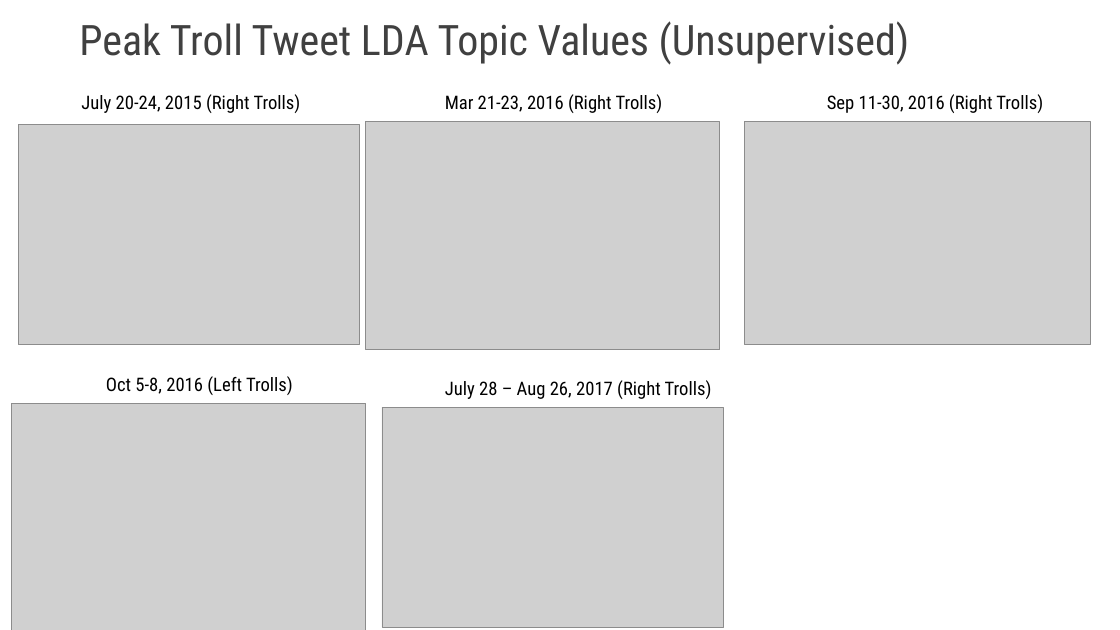
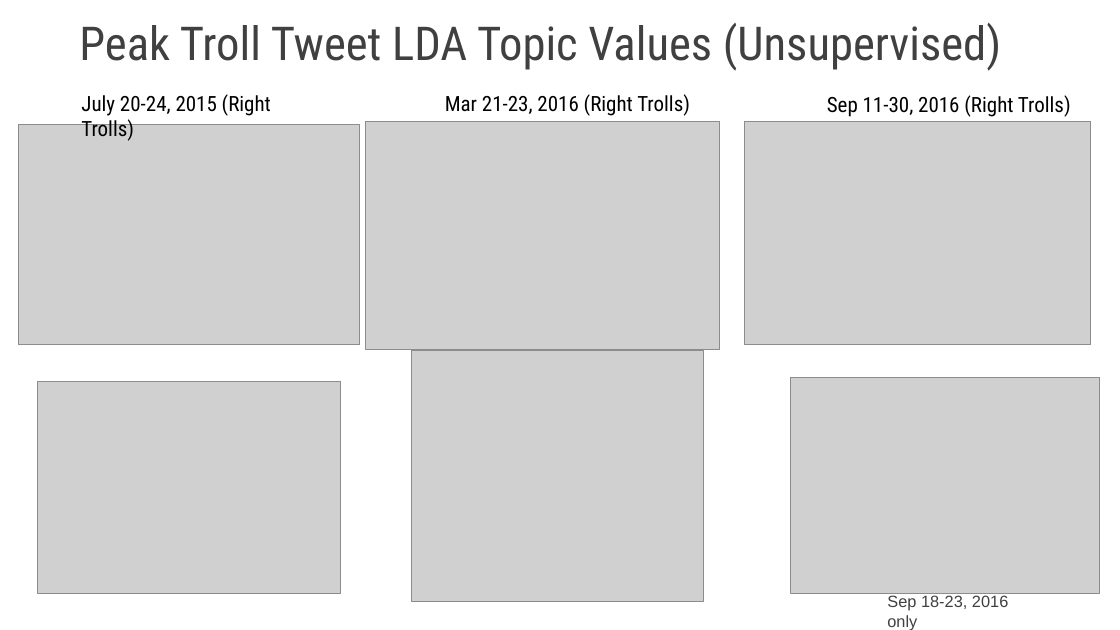
Before and after one commit to qdav/MSDA_Visualization, a slide deck: slide 10 of DA_6233_Final_Presentation.pptx (slide 11 before the commit). Drawn at 1120x630 pixels with LibreOffice and Linux fonts; fonts in the diff are those of the drawing; grey boxes stand for pictures. Boxes give left, top, right and bottom in pixels: in the first picture for what was removed or moved away, otherwise in the second. Text is boxed around its words. In the diff, an @@ line names an element or a change of style, - is before the commit and + after.

Commit message:
included slides on for topic-based time category analysis

```diff
--- a/DA_6233_Final_Presentation.pptx
+++ b/DA_6233_Final_Presentation.pptx
@@ text "Peak Troll Tweet LDA Topic ..." at (79, 23, 1001, 70): size 36 to 40 pt @@
@@ size 16 to 18 pt in 3 elements at (827, 95, 1071, 117), (445, 94, 690, 116), (81, 94, 271, 141) @@
@@ picture: place and size @@
-picture at (382, 408, 723, 628)
+picture at (412, 351, 703, 602)
@@ picture: place and size @@
-picture at (12, 403, 365, 630)
+picture at (38, 381, 341, 593)
@@ text removed at (106, 376, 293, 395) @@
-Oct 5-8, 2016 (Left Trolls)
@@ text removed at (445, 380, 712, 399) @@
-July 28 – Aug 26, 2017 (Right Trolls)
@@ picture added at (791, 377, 1100, 593) @@
@@ text added at (887, 595, 1008, 630), 14 pt, text #404040 @@
+Sep 18-23, 2016 only
```
Also in this commit, not shown: 5 other slides changed, 6 slides added, 1 slide removed.
